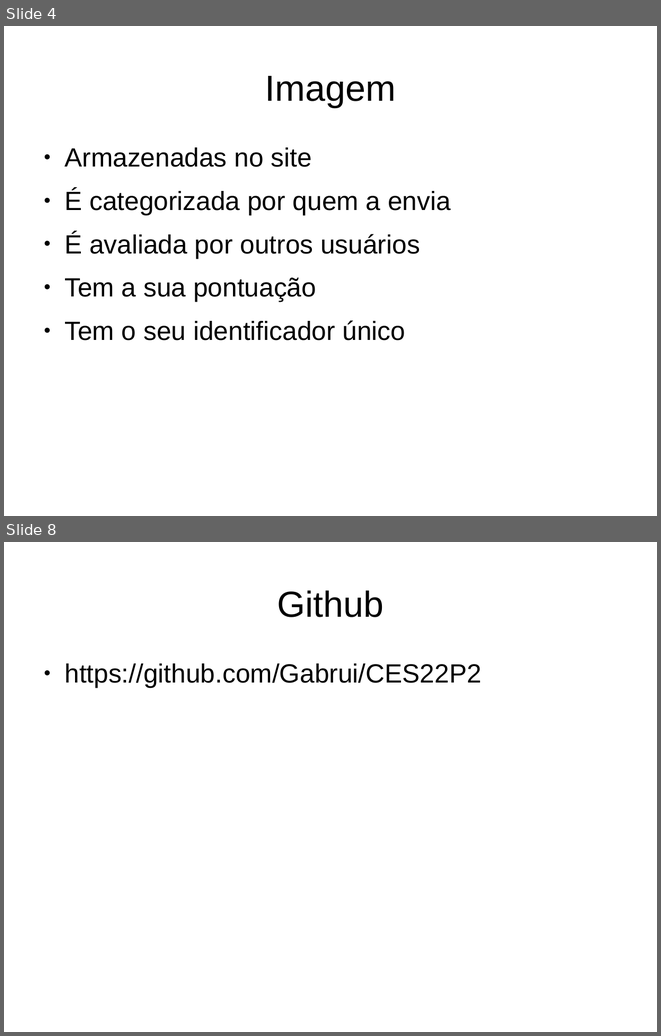
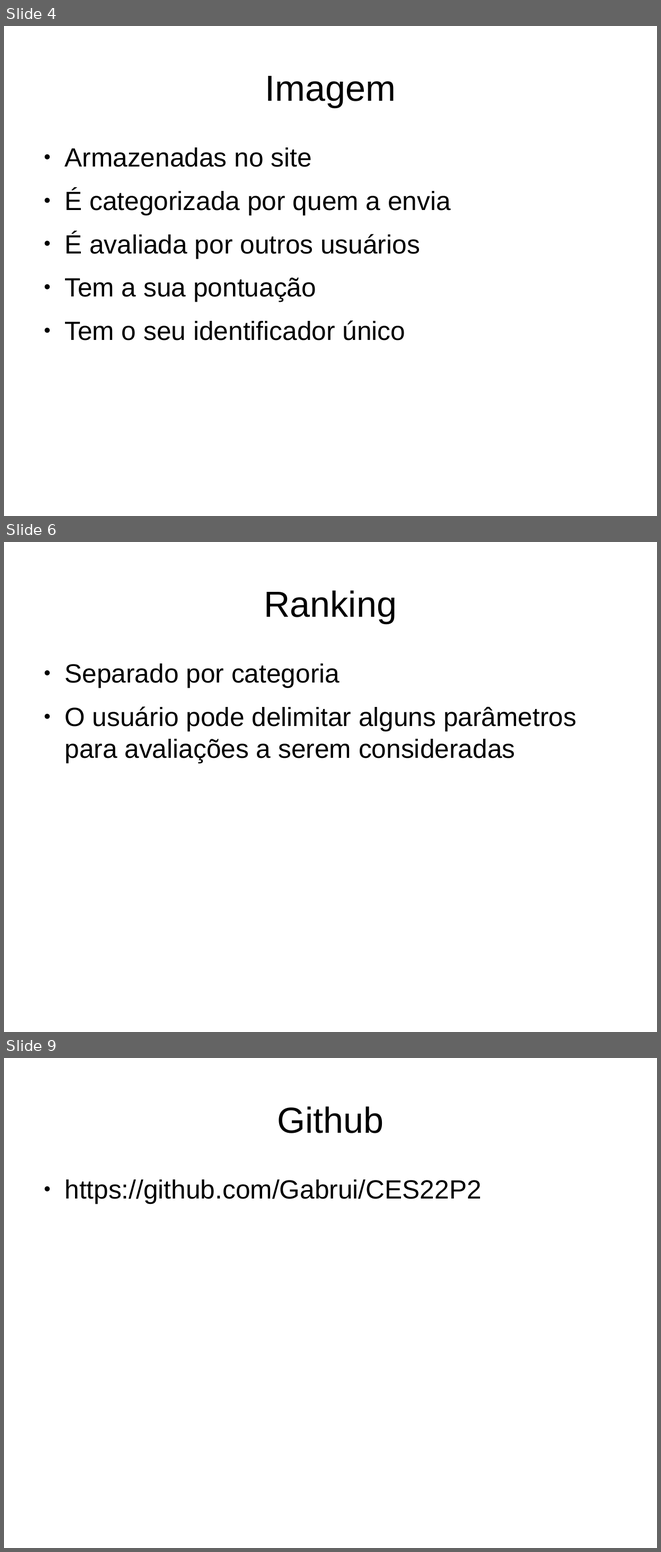
Before and after one commit to Gabrui/CES22P2, a slide deck: Docs/Apresentações/Inicial.odp. Shown one above the other, each under a label of ours: slides 4 and 8 before the commit, slides 4, 6 and 9 after it; the slides between them are not shown. The pictures are 661x1036 and 661x1552 pixels, drawn with LibreOffice and Linux fonts; fonts in the diff are those of the drawing. Boxes give left, top, right and bottom in pixels: in the first picture for what was removed or moved away, otherwise in the second. Text is boxed around its words. In the diff, an @@ line names an element or a change of style, - is before the commit and + after.

```diff
--- a/Docs/Apresentações/Inicial.odp
+++ b/Docs/Apresentações/Inicial.odp
@@ slide 6 added at (4,542,657,1032), background #FFFFFF @@
@@ title added at (264,590,397,623), 44 pt, text #000000 @@
+Ranking
@@ text added at (64,663,576,762), 32 pt, text #000000 @@
+● Separado por categoria
+● O usuário pode delimitar alguns parâmetros para avaliações a serem consideradas
@@ what was slide 8 is now slide 9 @@
```
Also in this commit, not shown: 3 other slides added, 3 slides removed, 2 other files.
